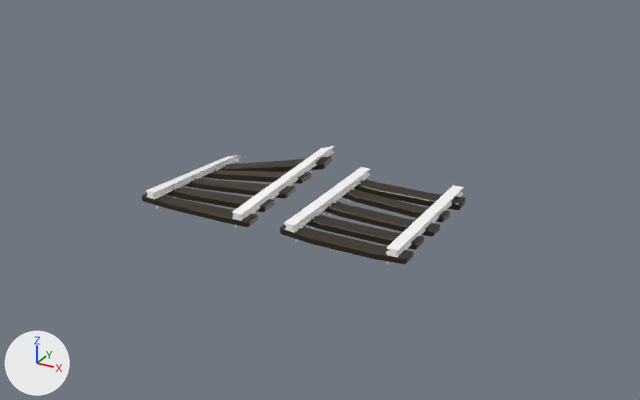
One commit to the Blender file Assets/Models/Map/Rails.blend: the scene before it, then after it.
Camera for both pictures: a 50 mm camera at (20.4, -39.5, 22.3) aimed at (-4.5, 5.8, -0.4). The axes (+X, +Y, +Z) are drawn at lower left. The lights are the same throughout.

The older version as bpy lines, for what is in view:
```python
me_cube = bpy.data.meshes.new('Cube')
me_cube.from_pydata(...)  # 1128 vertices, 2293 faces; spans x -4.2..4.02, y -0.04..10.0, z -0.67..0.58
# faces by material slot: [967, 1326]
me_cube.materials.append(mat_wood)  # brown #2d220b
me_cube.materials.append(mat_rail)  # white #ffffff
me_cube_001 = bpy.data.meshes.new('Cube.001')
me_cube_001.from_pydata(...)  # 868 vertices, 1745 faces; spans x -4.79..4.77, y -0.21..10.68, z -1.48..1.68
# faces by material slot: [728, 1017]
me_cube_001.materials.append(mat_wood_001)  # brown #2d220b
me_cube_001.materials.append(mat_rail_001)  # white #ffffff
ob_trainrailsmall = bpy.data.objects.new('TrainRailSmall', me_cube)
ob_trainrailsmall.location = (0.0, 0.0, 0.0)
ob_trainrailsmallbroken = bpy.data.objects.new('TrainRailSmallBroken', me_cube_001)
ob_trainrailsmallbroken.location = (-10.0, 0.0, 0.0)
```
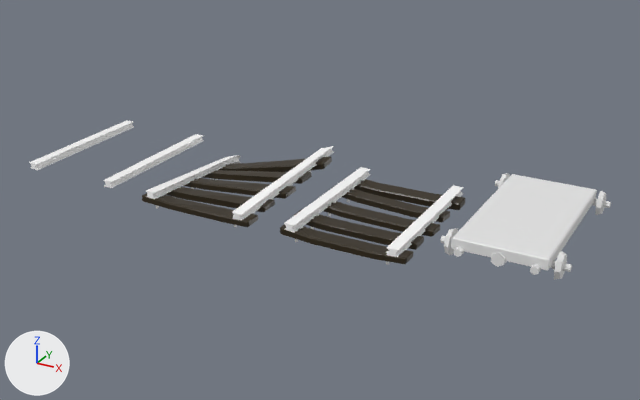
The change, as a diff of the scene's bpy script:
```diff
--- a/Assets/Models/Map/Rails.blend.py
+++ b/Assets/Models/Map/Rails.blend.py
@@ mat_rail_002 @@
+mat_rail_002 = principled_material('Rail.002')
+mat_rail_002.base_color = (1.0, 1.0, 1.0)  # white #ffffff
@@ me_cube_003 @@
+me_cube_003.from_pydata(...)  # 42 vertices, 55 faces; spans x -3.71..3.5, y 0.0..10.0, z 0.1..0.61
+me_cube_003.materials.append(mat_rail_002)  # white #ffffff
@@ me_cube_002 @@
+me_cube_002.from_pydata(...)  # 78 vertices, 43 faces; spans x -2.6..2.6, y -5.16..5.85, z -0.41..0.63
@@ me_cylinder_004 @@
+me_cylinder_004.from_pydata(...)  # 48 vertices, 42 faces; spans x 0.0..3.7, y -1.0..1.0, z -1.0..1.0
@@ ob_rails @@
+ob_rails = bpy.data.objects.new('Rails', me_cube_003)
+ob_rails.location = (-20.0, 0.0, 0.0)
@@ ob_handcart @@
+ob_handcart = bpy.data.objects.new('HandCart', me_cube_002)
+ob_handcart.location = (8.84, 5.41, 1.1)
@@ ob_trainwheel_002 @@
+ob_trainwheel_002 = bpy.data.objects.new('TrainWheel.002', me_cylinder_004)
+ob_trainwheel_002.parent = ob_handcart
+ob_trainwheel_002.matrix_parent_inverse = Matrix(((1.0, 0.0, 0.0, 0.163), (0.0, 1.0, 0.0, -5.407), (0.0, 0.0, 1.0, -1.099), (0.0, 0.0, 0.0, 1.0)))
+ob_trainwheel_002.location = (-0.101, 10.41, 1.099)
+ob_trainwheel_002.scale = (0.941, 0.784, 0.784)
+_m = ob_trainwheel_002.modifiers.new('Mirror', 'MIRROR')
@@ ob_trainwheel @@
+ob_trainwheel = bpy.data.objects.new('TrainWheel', me_cylinder_004.copy())
+ob_trainwheel.parent = ob_handcart
+ob_trainwheel.matrix_parent_inverse = Matrix(((1.0, 0.0, 0.0, 0.163), (0.0, 1.0, 0.0, -5.407), (0.0, 0.0, 1.0, -1.099), (0.0, 0.0, 0.0, 1.0)))
+ob_trainwheel.location = (-0.101, 1.407, 1.099)
+ob_trainwheel.scale = (0.941, 0.784, 0.784)
+_m = ob_trainwheel.modifiers.new('Mirror', 'MIRROR')
```

Pixel boxes (x1, y1, x2, y2) of what changed, in the pictures (640 x 400 px):
'HandCart', added
    after: (451, 174, 597, 275)
'Rails', added
    after: (29, 120, 204, 188)
'TrainWheel', added
    after: (441, 228, 572, 280)
'TrainWheel.002', added
    after: (495, 173, 611, 215)
